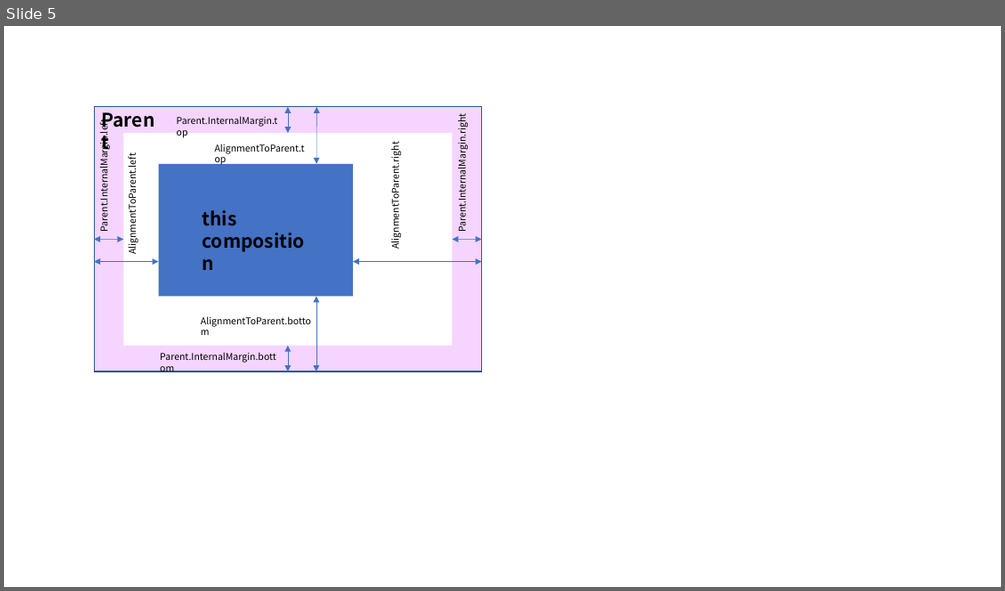
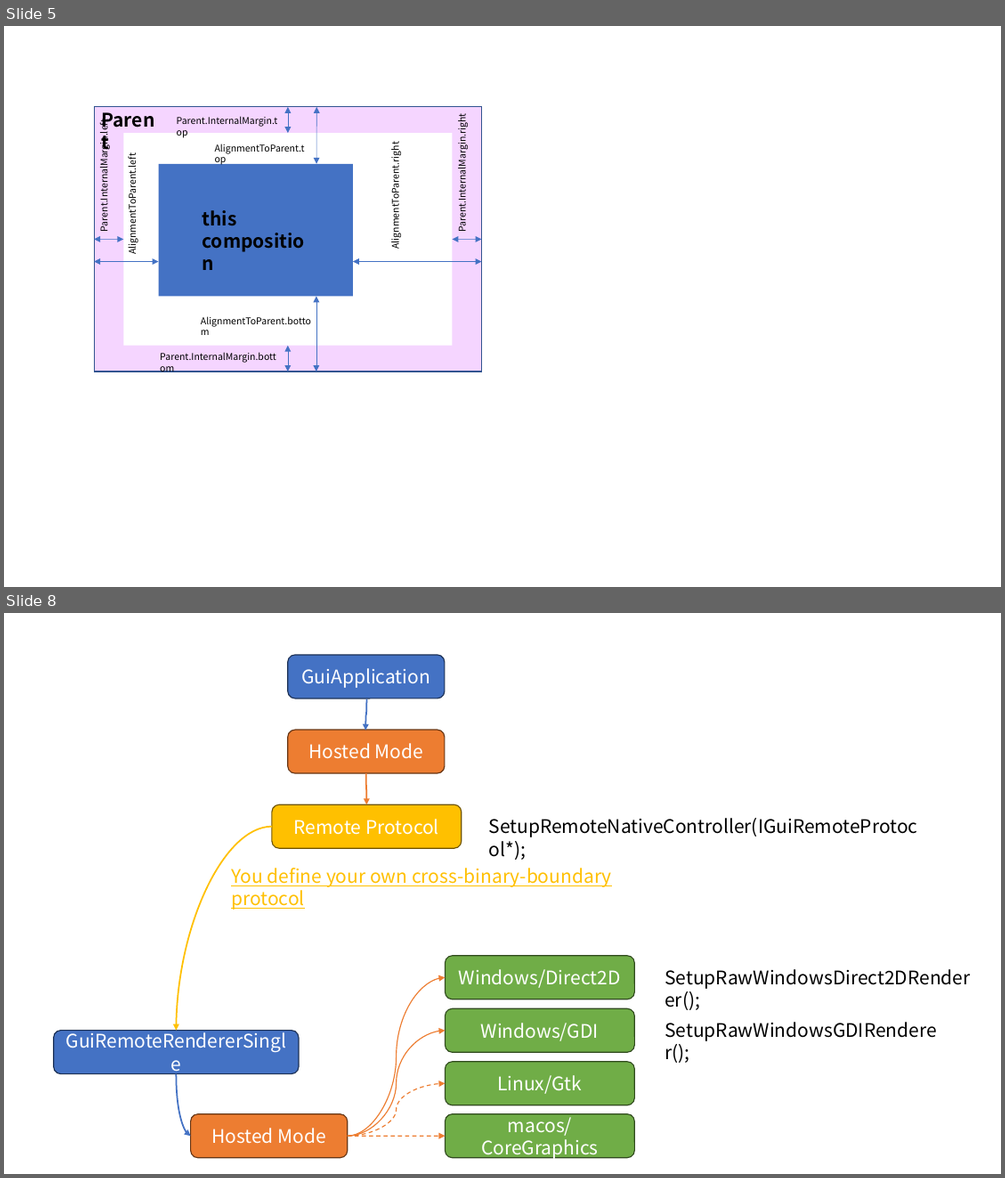
Before and after one commit to vczh-libraries/WebsiteSource, a slide deck: packages/Dependencies.pptx. Shown one above the other, each under a label of ours: slide 5 before the commit, slides 5 and 8 after it; the slides between them are not shown. The pictures are 1005x591 and 1005x1178 pixels, drawn with LibreOffice and Linux fonts; fonts in the diff are those of the drawing. Boxes give left, top, right and bottom in pixels: in the first picture for what was removed or moved away, otherwise in the second. Text is boxed around its words. In the diff, an @@ line names an element or a change of style, - is before the commit and + after.

```diff
--- a/packages/Dependencies.pptx
+++ b/packages/Dependencies.pptx
@@ slide 8 added at (4,613,1001,1174), background #FFFFFF @@
@@ rounded rectangle added at (287,655,445,698), fill #4472C4, outline #1E3256 1 pt, 18 pt, text #FFFFFF @@
+GuiApplication
@@ curved arrow added from (367, 699) to (366, 730), #4472C4 1.5 pt @@
@@ rounded rectangle added at (287,730,445,773), fill #ED7D31, outline #683715 1 pt, 18 pt, text #FFFFFF @@
+Hosted Mode
@@ curved arrow added from (366, 773) to (367, 804), #ED7D31 1.5 pt @@
@@ curved arrow added from (272, 826) to (176, 1030), #FFC000 1.5 pt @@
@@ rounded rectangle added at (272,804,461,848), fill #FFC000, outline #705400 1 pt, 18 pt, text #FFFFFF @@
+Remote Protocol
@@ text added at (489,818,918,837), 18 pt, text #000000 @@
+SetupRemoteNativeController(IGuiRemoteProtocol*);
@@ text added at (231,868,611,909), 18 pt, text #FFC000, underline @@
+You define your own cross-binary-boundary protocol
@@ rounded rectangle added at (445,956,634,999), fill #70AD47, outline #314C1F 1 pt, 18 pt, text #FFFFFF @@
+Windows/Direct2D
@@ curved arrow added from (348, 1135) to (445, 977), #ED7D31 1 pt @@
@@ text added at (657,962,987,992), 18 pt, text #000000 @@
+SetupRawWindowsDirect2DRenderer();
@@ rounded rectangle added at (445,1008,634,1052), fill #70AD47, outline #314C1F 1 pt, 18 pt, text #FFFFFF @@
+Windows/GDI
@@ rounded rectangle added at (53,1030,299,1074), fill #4472C4, outline #1E3256 1 pt, 18 pt, text #FFFFFF @@
+GuiRemoteRendererSingle
@@ curved arrow added from (348, 1135) to (445, 1030), #ED7D31 1 pt @@
@@ text added at (657,1015,947,1046), 18 pt, text #000000 @@
+SetupRawWindowsGDIRenderer();
@@ rounded rectangle added at (445,1062,634,1105), fill #70AD47, outline #314C1F 1 pt, 18 pt, text #FFFFFF @@
+Linux/Gtk
@@ curved arrow added from (176, 1074) to (191, 1135), #4472C4 1.5 pt @@
@@ curved arrow added from (348, 1135) to (445, 1083), #ED7D31 1 pt dashed @@
@@ rounded rectangle added at (191,1114,348,1158), fill #ED7D31, outline #683715 1 pt, 18 pt, text #FFFFFF @@
+Hosted Mode
@@ rounded rectangle added at (445,1114,634,1158), fill #70AD47, outline #314C1F 1 pt, 18 pt, text #FFFFFF @@
+macos/CoreGraphics
@@ curved arrow added from (348, 1135) to (445, 1135), #ED7D31 1 pt dashed @@
```
Also in this commit, not shown: 3 other slides added.
